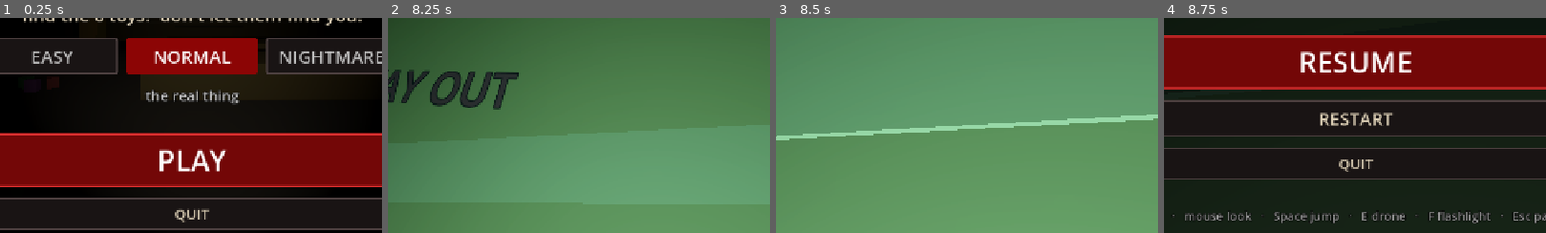
Above: before the commit, frames 1-4 (left to right).
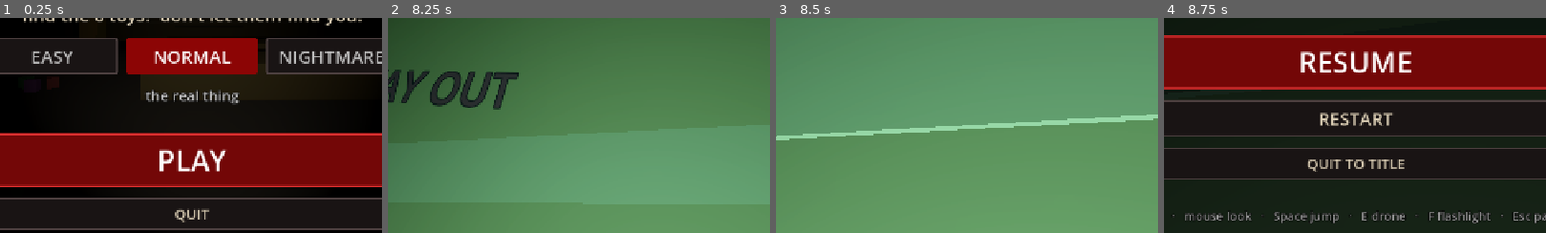
Above: after the commit, the same moments.

Repository: thorrism/mavericks-playground
Game: Godot game, scene res://scenes/kinder.tscn
The game is run twice, just before and just after one commit, with the same random seed, the same clock (stepped at 60 frames per second) and the same inputs.
Inputs (mouse positions are % of the whole screen's width and height, from its top left):
- Up to frame 1 (0.25 s): no input
- Up to frame 2 (8.25 s): click "EASY" at 0.5 s; click "EASY" at 1.25 s; click "NORMAL" at 2 s; click "NORMAL" at 2.75 s; click "PLAY" at 3.5 s; tap Enter (ui_accept) at 4.25 s; move the mouse to (55, 50) at 4.27 s; hold W (move_forward) from 4.28 s (still down); tap E (drone) at 4.35, 5.85, 7.35 s; tap Space (jump) at 4.52, 5.27, 6.77, 7.52 s; move the mouse to (45, 50) at 5.02 s; tap F (flashlight) at 5.1, 6.6, 8.1 s; move the mouse to (52, 48) at 5.77 s; move the mouse to (49, 52) at 6.52 s; move the mouse to (57, 51) at 7.27 s; tap R (restart) at 7.9 s; move the mouse to (42, 49) at 8.02 s
- Up to frame 3 (8.5 s): keep holding W (move_forward); tap Space (jump) at 8.27 s
- Up to frame 4 (8.75 s): keep holding W (move_forward); tap Escape (ui_cancel) at 8.65 s
The pictures show only the part of the screen within x 25-75%, y 50-100%; the shares and areas given below are measured in that part.

Frames 1-3 are identical in both runs. In frame 4, 0.7% of the frame differs, in the area x 37-63%, y 65-72%.

Commit message:
Pause menu QUIT goes back to the title screen (QUIT TO TITLE) instead of closing the game
Co-Authored-By: Devin AI <158243242+devin-ai-integration[bot]@users.noreply.github.com>

Diff:
--- a/scripts/kinder.gd
+++ b/scripts/kinder.gd
@@ -229,6 +229,7 @@
 	menu.opened.connect(func() -> void: hud.visible = false)
 	menu.play.connect(_on_menu_play)
 	menu.restart.connect(_restart)
+	menu.quit_to_title.connect(_quit_to_title)
 	menu.chapter_picked.connect(_on_chapter_picked)
 	if Game.title_pending:
 		# first boot / just escaped: the title screen, with the level frozen behind it
@@ -300,6 +301,13 @@
 	if index == chapter or _playing:
 		return
 	Game.title_pending = true
+	_restart()
+
+
+## QUIT TO TITLE in the pause menu: drop this run, rebuild the chapter behind the title screen.
+func _quit_to_title() -> void:
+	Game.title_pending = true
+	Game.last_result = ""
 	_restart()
 
 
--- a/scripts/menu.gd
+++ b/scripts/menu.gd
@@ -3,13 +3,14 @@
 ## it's up. Pick a difficulty here; it saves and applies straight away.
 ##   Title:  THE ABYSS in dripping blood, the chapter picker (1-8, escape one to unlock the next),
 ##           difficulty, PLAY, your records
-##   Pause:  RESUME / RESTART / difficulty / QUIT
+##   Pause:  RESUME / RESTART / difficulty / QUIT TO TITLE
 ## Enter or Space = play/resume, Left/Right = change difficulty, Up/Down = change chapter,
 ## Esc = back to the game.
 
 signal opened
 signal play
 signal restart
+signal quit_to_title
 signal chapter_picked(index: int)
 
 enum Mode { HIDDEN, TITLE, PAUSED }
@@ -85,6 +86,7 @@
 	_chapter_name.visible = true
 	_play.text = "PLAY"
 	_restart.visible = false
+	_quit.text = "QUIT"
 	_stats.visible = true
 	_open()
 
@@ -102,6 +104,7 @@
 	_chapter_name.text = Chapters.title(Settings.chapter)
 	_play.text = "RESUME"
 	_restart.visible = true
+	_quit.text = "QUIT TO TITLE"
 	_stats.visible = false
 	_open()
 
@@ -120,7 +123,7 @@
 	_dim.visible = true
 	_box.visible = true
 	_pause_tap.visible = false
-	_quit.visible = not OS.has_feature("mobile")
+	_quit.visible = mode == Mode.PAUSED or not OS.has_feature("mobile")   # phones can't quit the app, but can go back to the title
 	TouchControls.release_all()
 	get_tree().paused = true
 	Input.mouse_mode = Input.MOUSE_MODE_VISIBLE
@@ -136,6 +139,16 @@
 func _on_restart() -> void:
 	hide_menu()
 	restart.emit()
+
+
+## QUIT: from the pause menu it drops the run and goes back to the title screen;
+## from the title screen it closes the game.
+func _on_quit() -> void:
+	if mode == Mode.PAUSED:
+		hide_menu()
+		quit_to_title.emit()
+	else:
+		get_tree().quit()
 
 
 ## Tap a chapter number (only unlocked ones work). The level rebuilds itself behind the menu.
@@ -270,7 +283,7 @@
 
 	_quit = _button("QUIT", 24)
 	_quit.custom_minimum_size = Vector2(360, 50)
-	_quit.pressed.connect(func(): get_tree().quit())
+	_quit.pressed.connect(_on_quit)
 	_box.add_child(_quit)
 
 	_box.add_child(_spacer(10))
--- a/tests/smoke_test.gd
+++ b/tests/smoke_test.gd
@@ -524,13 +524,15 @@
 	_check(game.last_result.contains("CHAPTER 2 UNLOCKED") or (after_escape and after_escape.get_node("Menu")._result.text.contains("CHAPTER 2 UNLOCKED")),
 		"the result screen says which chapter you unlocked")
 	if after_escape:
-		await _test_menus(after_escape)
-		after_escape.queue_free()
-	await process_frame
-
-
-## Title screen after an escape, PLAY, Esc pause menu, difficulty changing monsters live.
-func _test_menus(level: Node3D) -> void:
+		var leftover: Node = await _test_menus(after_escape)
+		if is_instance_valid(leftover):
+			leftover.queue_free()
+	await process_frame
+
+
+## Title screen after an escape, PLAY, Esc pause menu, difficulty changing monsters live,
+## QUIT TO TITLE. Returns whichever level node is left standing at the end.
+func _test_menus(level: Node3D) -> Node:
 	var menu: CanvasLayer = level.get_node("Menu")
 	var hud: CanvasLayer = level.get_node("HUD")
 	await process_frame
@@ -568,6 +570,29 @@
 	await _settle(5)
 	_check(is_instance_valid(level) and not level.is_queued_for_deletion() and settings.attempts == tries_before,
 		"pressing R does nothing (same level, still try #%d)" % settings.attempts)
+
+	# QUIT in the pause menu goes back to the title screen (same chapter), not out of the game
+	var chapter_before: int = level.chapter
+	menu.show_pause()
+	await process_frame
+	_check(menu._quit.text == "QUIT TO TITLE" and menu._quit.visible, "pause menu offers QUIT TO TITLE")
+	menu._on_quit()
+	await _settle(5)
+	var after_quit: Node = null
+	for child in root.get_children():
+		if child.has_method("find_path") and child != level:
+			after_quit = child
+	_check(after_quit != null and (not is_instance_valid(level) or level.is_queued_for_deletion()),
+		"QUIT TO TITLE tears the run down and builds a fresh level")
+	if after_quit == null:
+		return level
+	await process_frame
+	var fresh_menu: CanvasLayer = after_quit.get_node("Menu")
+	_check(fresh_menu.mode == fresh_menu.Mode.TITLE and paused and not after_quit._playing,
+		"...and the title screen is up with the level frozen behind it")
+	_check(after_quit.chapter == chapter_before and fresh_menu._quit.text == "QUIT" and not fresh_menu._result.visible,
+		"same chapter (%s), QUIT now means quit the game, no stale result text" % Chapters.title(after_quit.chapter))
+	return after_quit
 
 
 func _count_in_map(ch: String, chapter := 0) -> int:
Not shown, changed: README.md
